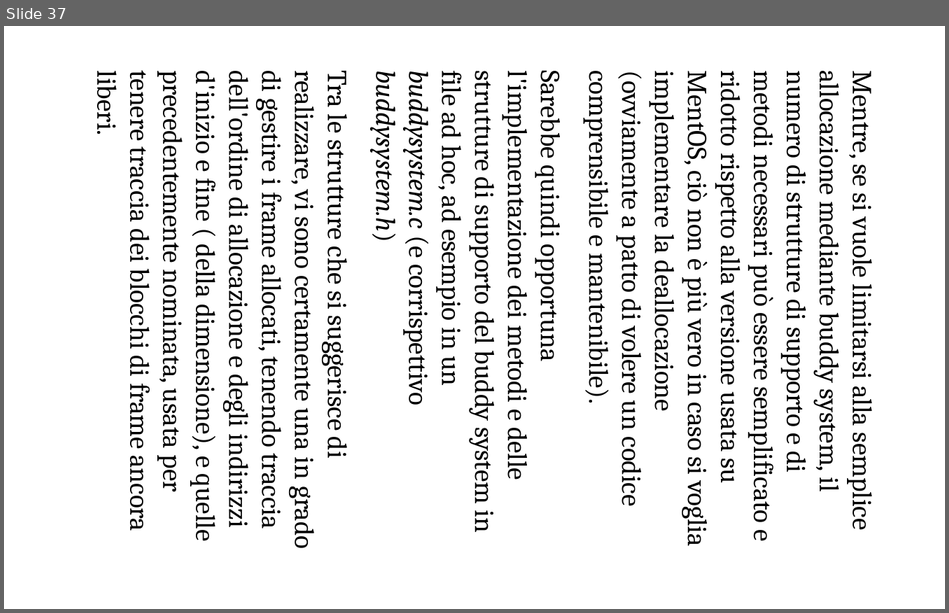
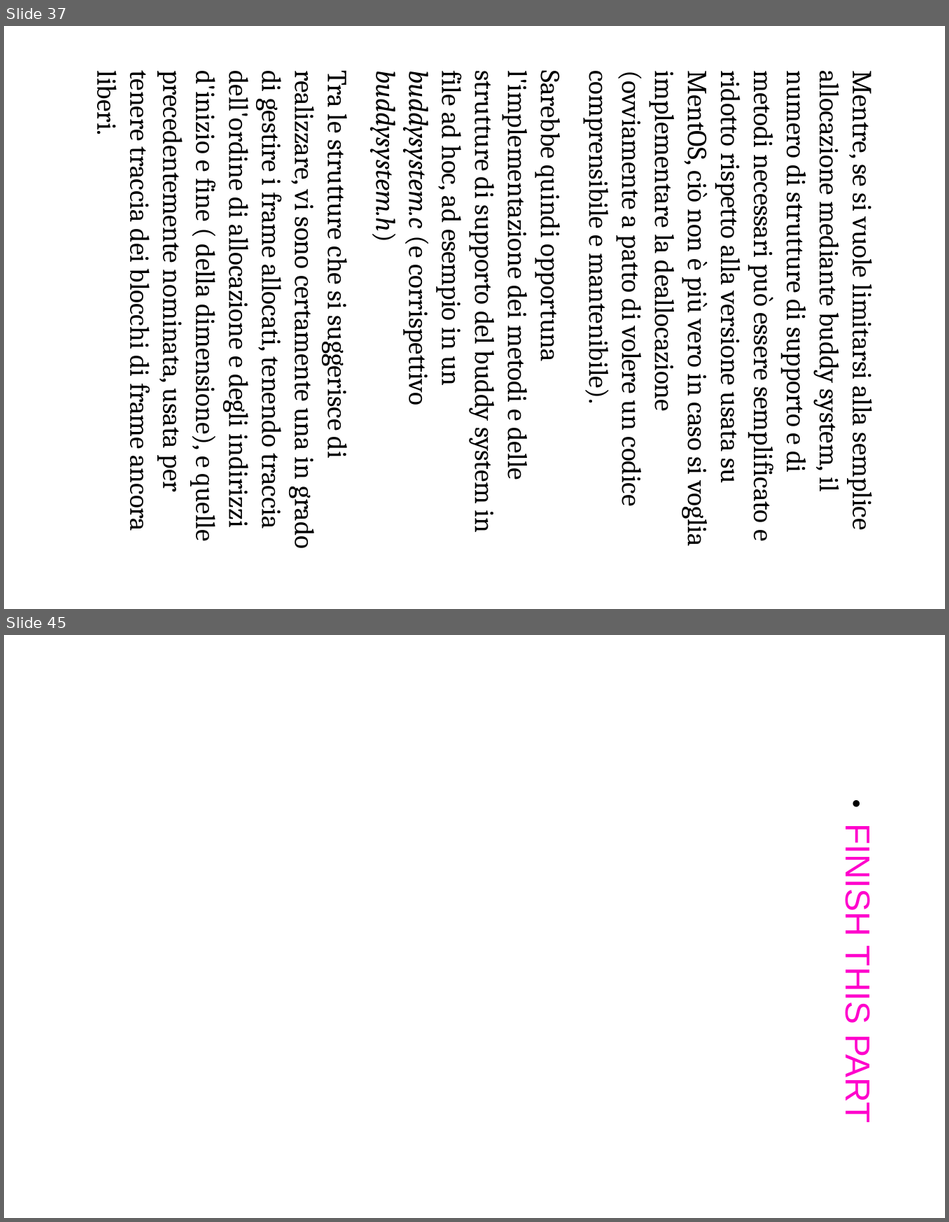
Before and after one commit to ProgrammazioneDiSistema2023-IA-ZZ/Group04, a slide deck: MentOS - Gestione Memoria.odp. Shown one above the other, each under a label of ours: slide 37 before the commit, slides 37 and 45 after it; the slides between them are not shown. The pictures are 949x613 and 949x1222 pixels, drawn with LibreOffice and Linux fonts; fonts in the diff are those of the drawing. Boxes give left, top, right and bottom in pixels: in the first picture for what was removed or moved away, otherwise in the second. Text is boxed around its words. In the diff, an @@ line names an element or a change of style, - is before the commit and + after.

Commit message:
Added credits and sources at the end
Still missing the Paging implementation in the Memory part

```diff
--- a/MentOS - Gestione Memoria.odp
+++ b/MentOS - Gestione Memoria.odp
@@ slide 45 added at box(4, 635, 945, 1218), background #FFFFFF @@
@@ text added at box(838, 835, 877, 1120), 35.3 pt, text #FF00CC @@
+● FINISH THIS PART
```
Also in this commit, not shown: 1 slide changed, 9 other slides added, 3 slides removed, 1 other file.
